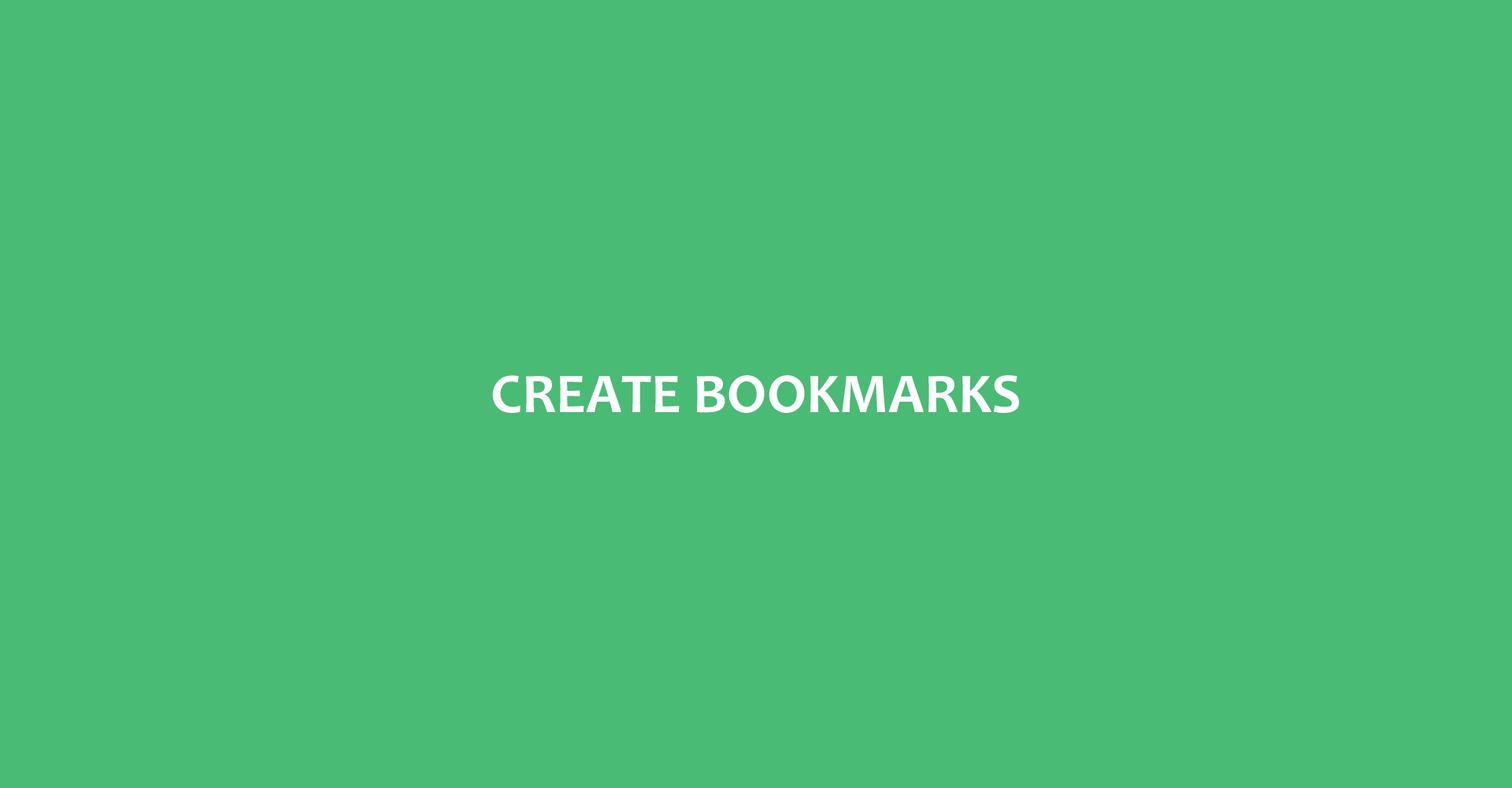
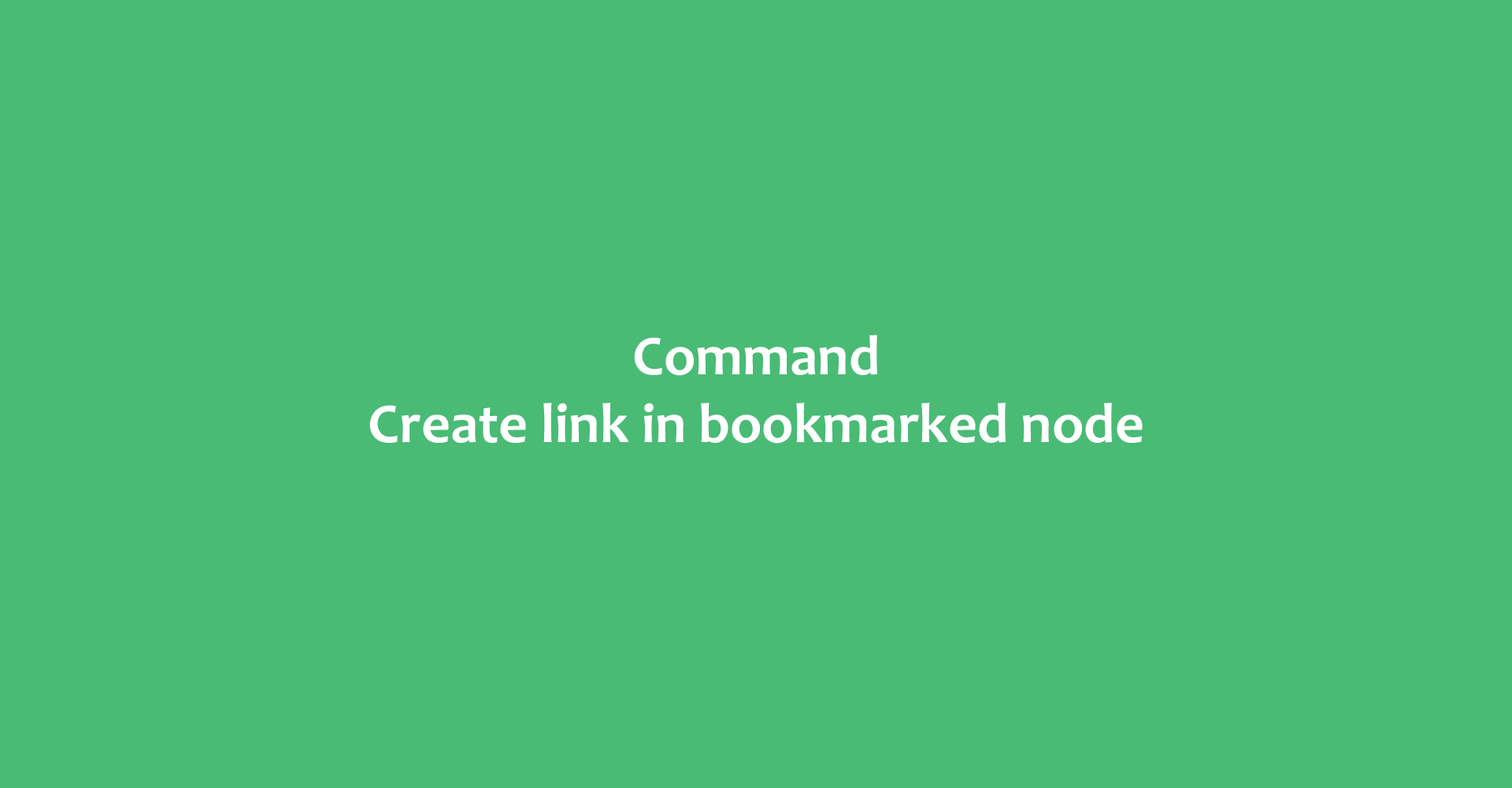
Revision of a layered 1512×788 image; what changed, layer by layer:
added layer "Command Create link in bookmarked node" above "Create link TO the selected node" over [369, 334, 1143, 444]
hid "Create bookmarks" over [492, 374, 1020, 413]
